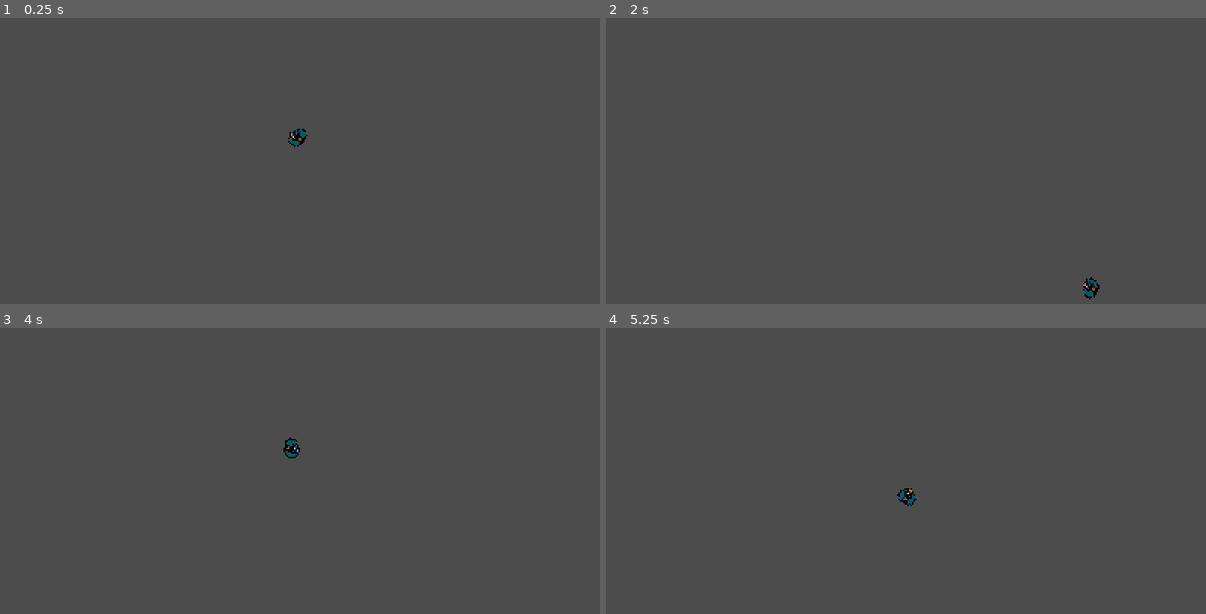
Above: before the commit, frames 1-4 (two rows, left to right).
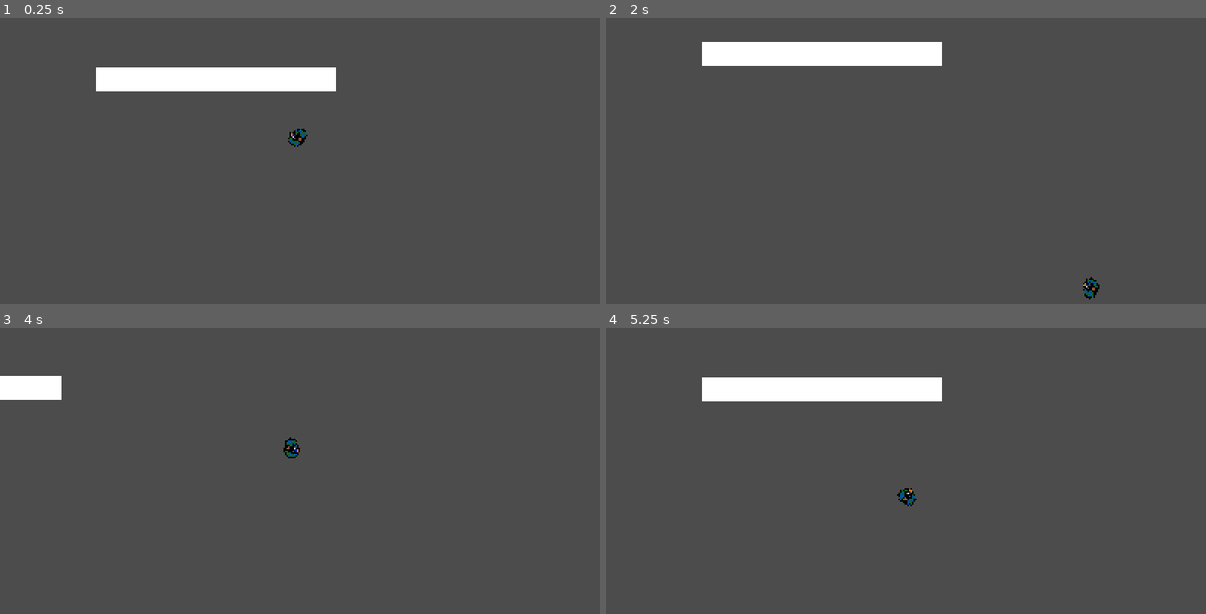
Above: after the commit, the same moments.

Repository: TLochow/Operation-Snagov
Game: Godot game, scene res://scenes/Level.tscn
Two runs of this game, one before a commit and one after it. Both use one fixed random seed, a clock stepped at 60 frames per second and the inputs below.
Inputs (mouse positions are in pixels of both pictures, inside the frame that each line leads up to):
- Up to frame 1 (0.25 s): no input
- Up to frame 2 (2 s): tap Enter at 0.5 s; move the mouse to (1038, 120) at 0.52 s; press the mouse at (1038, 120) at 0.53 s; hold Right (ui_right) 0.53-1.28 s; move the mouse to (786, 155) at 1.27 s; release the mouse at (786, 155) at 1.28 s; hold Down (ui_down) from 1.28 s (still down); click (786, 155) at 1.35 s
- Up to frame 3 (4 s): move the mouse to (360, 373) at 2.02 s; release Down (ui_down) at 2.03 s; press the mouse at (360, 373) at 2.03 s; hold Right (ui_right) 2.03-2.78 s; move the mouse to (270, 516) at 2.77 s; release the mouse at (270, 516) at 2.78 s; hold Up (ui_up) 2.78-3.53 s; click (270, 516) at 2.85 s; move the mouse to (480, 499) at 3.52 s; press the mouse at (480, 499) at 3.53 s; hold Left (ui_left) from 3.53 s (still down)
- Up to frame 4 (5.25 s): move the mouse to (726, 399) at 4.27 s; release the mouse at (726, 399) at 4.28 s; click (726, 399) at 4.35 s; move the mouse to (936, 448) at 5.02 s; release Left (ui_left) at 5.03 s; press the mouse at (936, 448) at 5.03 s; hold Down (ui_down) from 5.03 s (still down)

The runs differ from the first frame. In frame 1, 3.4% of the frame differs, in the area x 16-56%, y 17-26%; in frame 2, 3.4%; in frame 3, 0.9%; in frame 4, 3.4%.

Commit message:
Shooting Base Function

Diff:
--- a/project.godot
+++ b/project.godot
@@ -96,6 +96,7 @@
 
 2d_physics/layer_1="Level"
 2d_physics/layer_2="Player"
+2d_physics/layer_3="Enemies"
 
 [rendering]
 
--- a/scenes/Level.tscn
+++ b/scenes/Level.tscn
@@ -1,12 +1,37 @@
-[gd_scene load_steps=4 format=2]
+[gd_scene load_steps=5 format=2]
 
 [ext_resource path="res://scenes/Player.tscn" type="PackedScene" id=1]
 [ext_resource path="res://scenes/Level.gd" type="Script" id=2]
 [ext_resource path="res://scenes/GameCamera.tscn" type="PackedScene" id=3]
 
+[sub_resource type="RectangleShape2D" id=1]
+extents = Vector2( 80, 10 )
+
 [node name="Level" type="Node2D"]
 script = ExtResource( 2 )
 
+[node name="ColorRect" type="ColorRect" parent="."]
+margin_left = -136.0
+margin_top = -48.0
+margin_right = 24.0
+margin_bottom = -32.0
+__meta__ = {
+"_edit_use_anchors_": false
+}
+
 [node name="GameCamera" parent="." instance=ExtResource( 3 )]
 
+[node name="Shots" type="Node2D" parent="." groups=[
+"ShotsNode",
+]]
+
 [node name="Player" parent="." instance=ExtResource( 1 )]
+
+[node name="StaticBody2D" type="StaticBody2D" parent="."]
+position = Vector2( -56, -40 )
+
+[node name="CollisionShape2D" type="CollisionShape2D" parent="StaticBody2D"]
+shape = SubResource( 1 )
+__meta__ = {
+"_edit_lock_": true
+}
--- a/scenes/Player.gd
+++ b/scenes/Player.gd
@@ -1,10 +1,20 @@
 extends KinematicBody2D
+
+var SHOTSCENE = preload("res://scenes/Shot.tscn")
+
+onready var ShotNode = get_tree().get_nodes_in_group("ShotsNode")[0]
 
 onready var AnimPlayer = $AnimationPlayer
 var PlayingWalkAnimation = true
 onready var PlayerSprite = $Sprite
 
 var LookDirection = Vector2(0.0, 0.0)
+
+var ShootCooldownTime = 0.5
+var ShootCooldown = 0.0
+var ShotSpread = 0.1
+var ShotAmount = 1.0
+var ShotDamage = 1.0
 
 func _ready():
 	AnimPlayer.play("Walk")
@@ -29,5 +39,20 @@
 			AnimPlayer.play()
 			PlayingWalkAnimation = true
 
-	LookDirection = (.get_global_mouse_position() - get_position()).normalized()
-	PlayerSprite.rotation = LookDirection.angle()
+	var pos = get_position()
+	LookDirection = (.get_global_mouse_position() - pos).normalized()
+	var lookAngle = LookDirection.angle()
+	PlayerSprite.rotation = lookAngle
+
+	ShootCooldown -= delta
+	if Input.is_action_pressed("mouse_left") and ShootCooldown <= 0.0:
+		var shootPos = pos + (LookDirection * 6.0)
+		Shoot(lookAngle, shootPos)
+
+func Shoot(angle, pos):
+	ShootCooldown = ShootCooldownTime
+	for i in range(ShotAmount):
+		var shot = SHOTSCENE.instance()
+		ShotNode.add_child(shot)
+		shot.set_position(pos)
+		shot.Shoot(ShotDamage, angle + rand_range(-ShotSpread, ShotSpread))
--- /dev/null
+++ b/scenes/Shot.gd
@@ -0,0 +1,39 @@
+extends Node2D
+
+var Shot = false
+var ShotEnd = Vector2(0.0, 0.0)
+
+var Line
+
+func Shoot(damage, angle):
+	Shot = true
+	var direction = Vector2(cos(angle), sin(angle))
+	var localPos = to_local(get_position())
+	Line = $Line2D
+	var raycast = $RayCast2D
+	raycast.cast_to = direction * 1000.0
+	raycast.force_raycast_update()
+	if raycast.is_colliding():
+		var hitPoint = raycast.get_collision_point()
+		ShotEnd = to_local(hitPoint)
+		Line.points = [localPos, localPos]
+		var collider = raycast.get_collider()
+		if collider.has_method("Damage"):
+			collider.Damage(damage, angle)
+	else:
+		ShotEnd = to_local(raycast.cast_to)
+		Line.points = [localPos, localPos]
+
+	var colorTween = $ColorTween
+	colorTween.interpolate_property(Line, "default_color", Color(0.5, 0.5, 0.5, 0.5), Color(0.5, 0.5, 0.5, 0.0), 0.2, Tween.TRANS_LINEAR, Tween.EASE_IN_OUT)
+	colorTween.start()
+
+func _process(delta):
+	if Shot:
+		var lineEndPos = Line.points[1]
+		var maxLength = ShotEnd.distance_to(lineEndPos)
+		lineEndPos += (ShotEnd - lineEndPos).normalized() * min(delta * 7000.0, maxLength)
+		Line.points[1] = lineEndPos
+
+func _on_ColorTween_tween_all_completed():
+	queue_free()
--- /dev/null
+++ b/scenes/Shot.tscn
@@ -0,0 +1,17 @@
+[gd_scene load_steps=2 format=2]
+
+[ext_resource path="res://scenes/Shot.gd" type="Script" id=1]
+
+[node name="Shot" type="Node2D"]
+script = ExtResource( 1 )
+
+[node name="RayCast2D" type="RayCast2D" parent="."]
+enabled = true
+collision_mask = 7
+
+[node name="Line2D" type="Line2D" parent="."]
+width = 0.3
+default_color = Color( 1, 1, 1, 0.588235 )
+
+[node name="ColorTween" type="Tween" parent="."]
+[connection signal="tween_all_completed" from="ColorTween" to="." method="_on_ColorTween_tween_all_completed"]
